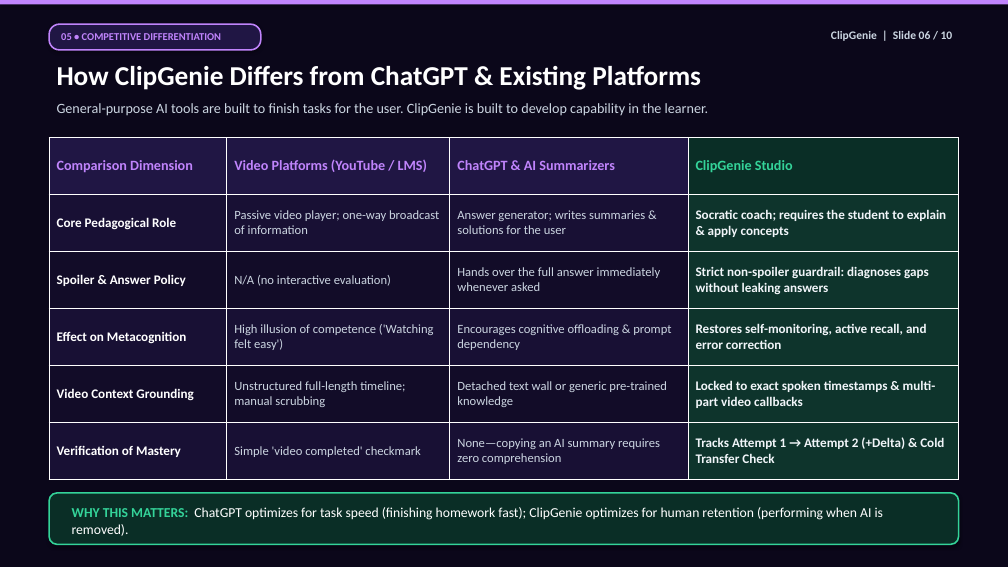
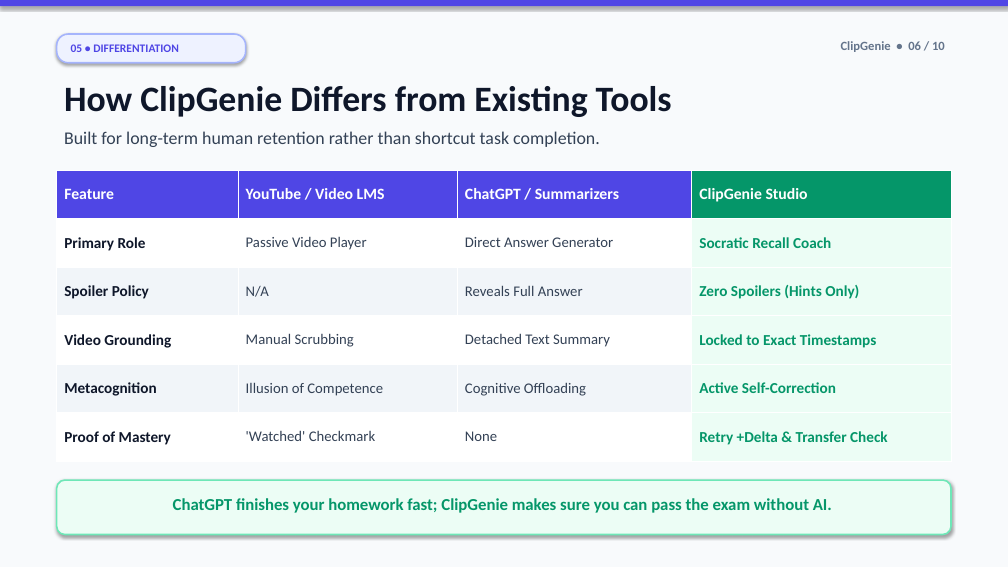
Before and after one commit to ansnaeemcodes/clipgenie, a slide deck: slide 6 of ClipGenie_Presentation.pptx. Drawn at 1008x567 pixels with LibreOffice and Linux fonts; fonts in the diff are those of the drawing. Boxes give left, top, right and bottom in pixels: in the first picture for what was removed or moved away, otherwise in the second. Text is boxed around its words. In the diff, an @@ line names an element or a change of style, - is before the commit and + after.

Commit message:
design(deck): create clean light-theme stage presentation with minimal text for projector visibility

```diff
--- a/ClipGenie_Presentation.pptx
+++ b/ClipGenie_Presentation.pptx
@@ rectangle at bbox=[0, 0, 1008, 567]: fill #0B071A to #F8FAFC @@
@@ rectangle at bbox=[0, 0, 1008, 6]: fill #C084FC to #4F46E5 @@
@@ rounded rectangle "05 • DIFFERENTIATION": place and size @@
-rounded rectangle "05 • DIFFERENTIATION" at bbox=[49, 24, 261, 50]
+rounded rectangle "05 • DIFFERENTIATION" at bbox=[57, 34, 246, 63]
@@ rounded rectangle "05 • DIFFERENTIATION" at bbox=[57, 34, 246, 63]: fill #201644 to #EEF2FF; outline #C084FC 1.5 pt to #A5B4FC 1.5 pt @@
@@ text in rounded rectangle at bbox=[71, 44, 179, 52]: text changed; size 10 to 11 pt; text colour #C084FC to #4F46E5 @@
-05 • COMPETITIVE DIFFERENTIATION
+05 • DIFFERENTIATION
@@ text at bbox=[841, 41, 945, 52]: text changed; size 11 to 12 pt; text colour #CBD5E1 to #64748B @@
-ClipGenie | Slide 06 / 10
+ClipGenie • 06 / 10
@@ text at bbox=[64, 86, 672, 117]: text changed; size 26 to 34 pt; text colour #FFFFFF to #0F172A @@
-How ClipGenie Differs from ChatGPT & Existing Platforms
+How ClipGenie Differs from Existing Tools
@@ text at bbox=[64, 131, 600, 147]: text changed; size 13.5 to 17 pt; text colour #CBD5E1 to #334155 @@
-General-purpose AI tools are built to finish tasks for the user. ClipGenie is built to develop capability in the learner.
+Built for long-term human retention rather than shortcut task completion.
@@ table at bbox=[57, 170, 951, 461] @@
-row 1: Comparison Dimension | Video Platforms (YouTube / LMS) | ChatGPT & AI Summarizers | ClipGenie Studio
+row 1: Feature | YouTube / Video LMS | ChatGPT / Summarizers | ClipGenie Studio
-row 2: Core Pedagogical Role | Passive video player; one-way broadcast of information | Answer generator; writes summaries & solutions for the user | Socratic coach; requires the student to explain & apply concepts
+row 2: Primary Role | Passive Video Player | Direct Answer Generator | Socratic Recall Coach
-row 3: Spoiler & Answer Policy | N/A (no interactive evaluation) | Hands over the full answer immediately whenever asked | Strict non-spoiler guardrail: diagnoses gaps without leaking answers
+row 3: Spoiler Policy | N/A | Reveals Full Answer | Zero Spoilers (Hints Only)
-row 4: Effect on Metacognition | High illusion of competence ('Watching felt easy') | Encourages cognitive offloading & prompt dependency | Restores self-monitoring, active recall, and error correction
+row 4: Video Grounding | Manual Scrubbing | Detached Text Summary | Locked to Exact Timestamps
-row 5: Video Context Grounding | Unstructured full-length timeline; manual scrubbing | Detached text wall or generic pre-trained knowledge | Locked to exact spoken timestamps & multi-part video callbacks
+row 5: Metacognition | Illusion of Competence | Cognitive Offloading | Active Self-Correction
-row 6: Verification of Mastery | Simple 'video completed' checkmark | None—copying an AI summary requires zero comprehension | Tracks Attempt 1 → Attempt 2 (+Delta) & Cold Transfer Check
+row 6: Proof of Mastery | 'Watched' Checkmark | None | Retry +Delta & Transfer Check
@@ fill #201644 to #4F46E5 in 3 cells @@
@@ fill #0A2E26 to #059669 in row 1, column 4 @@
@@ fill #181034 to #FFFFFF in 9 cells @@
@@ fill #0E342C to #ECFDF5 in 5 cells @@
@@ fill #120C28 to #F1F5F9 in 6 cells @@
@@ size 13.5 to 15 pt, text colour #34D399 to #FFFFFF in "ClipGenie Studio" @@
@@ table: place and size @@
-table at bbox=[49, 138, 959, 479]
+table at bbox=[57, 170, 951, 461]
@@ rounded rectangle: place and size @@
-rounded rectangle at bbox=[49, 493, 959, 544]
+rounded rectangle at bbox=[57, 480, 951, 535]
@@ rounded rectangle at bbox=[57, 480, 951, 535]: fill #0A2E26 to #ECFDF5; outline #34D399 1.5 pt to #6EE7B7 1.5 pt @@
@@ text at bbox=[173, 498, 832, 513]: text changed; size 13 to 16 pt; text colour #FFFFFF to #059669; bold on @@
-WHY THIS MATTERS: ChatGPT optimizes for task speed (finishing homework fast); ClipGenie optimizes for human retention (performing when AI is removed).
+ChatGPT finishes your homework fast; ClipGenie makes sure you can pass the exam without AI.
```
Also in this commit, not shown: 6 other slides changed, 3 slides added, 3 slides removed, 7 other files.
